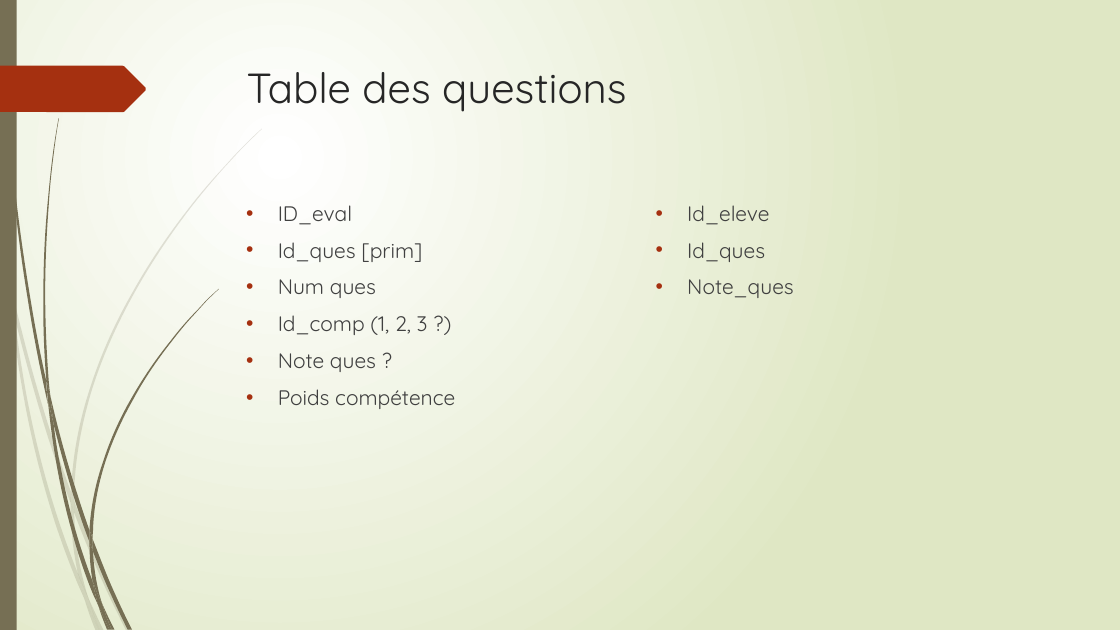
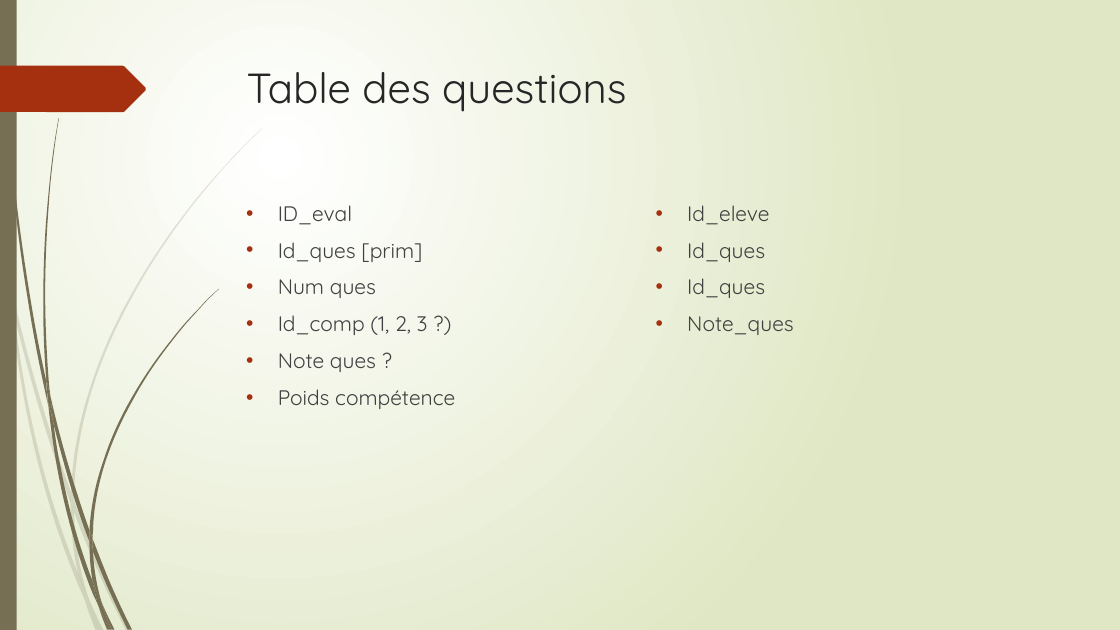
Before and after one commit to xpessoles/EvaluationCompetences, a slide deck: slide 8 of EvaluationParCompetences.pptx. Drawn at 1120x630 pixels with LibreOffice and Linux fonts; fonts in the diff are those of the drawing. Boxes give left, top, right and bottom in pixels: in the first picture for what was removed or moved away, otherwise in the second. Text is boxed around its words. In the diff, an @@ line names an element or a change of style, - is before the commit and + after.

```diff
--- a/EvaluationParCompetences.pptx
+++ b/EvaluationParCompetences.pptx
@@ text at [687, 278, 765, 298]: paragraph added @@
+• Id_ques
```
Also in this commit, not shown: 1 other slide changed, 4 other files.
